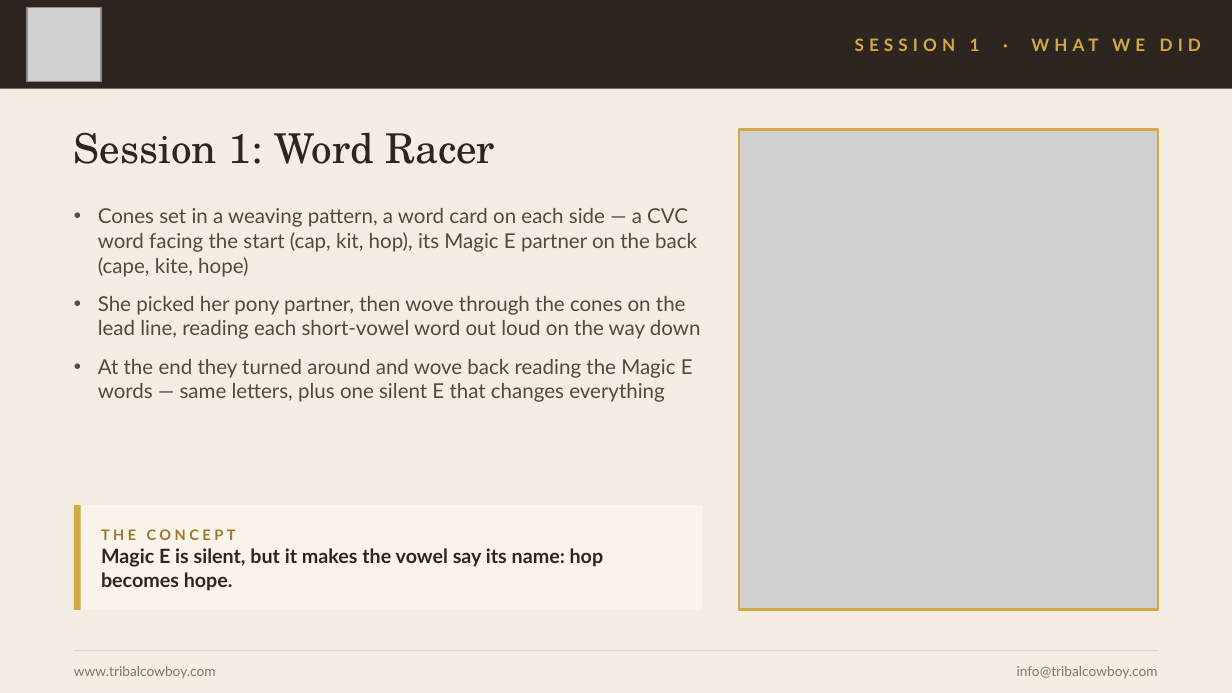
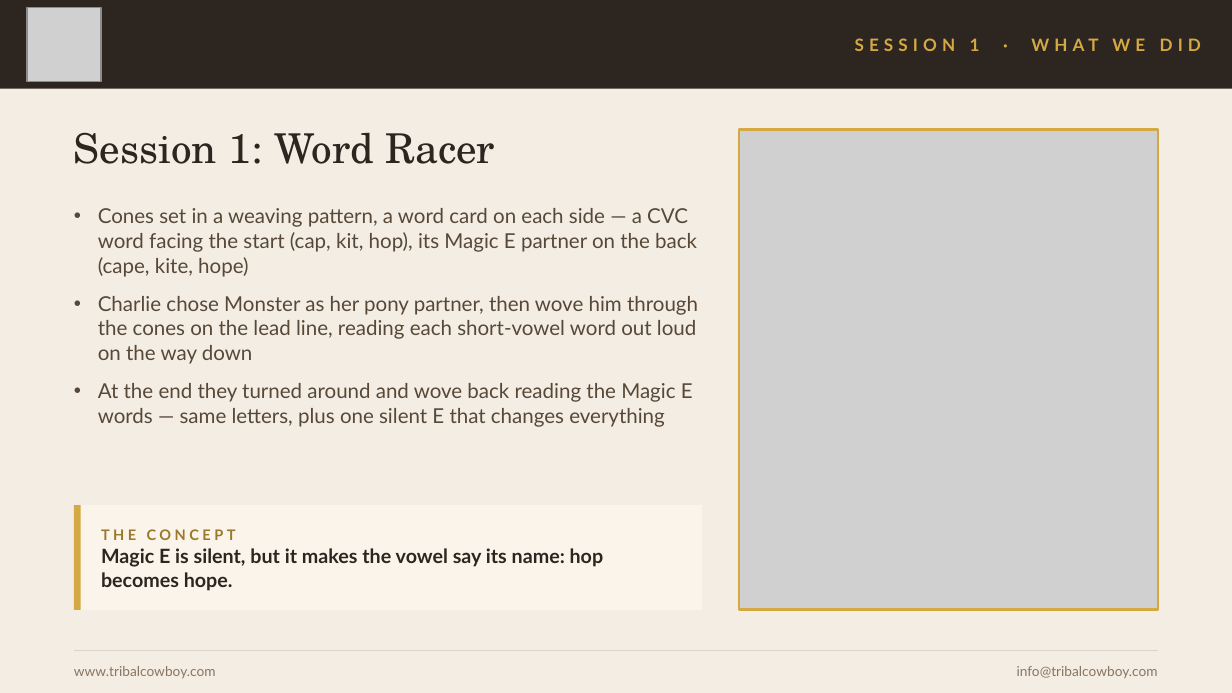
Before and after one commit to mrshuffhines-byte/tribal-cowboy-webhook, a slide deck: slide 3 of content/presentations/HPR-Class4-Practice-Sessions.pptx. Drawn at 1232x693 pixels with LibreOffice and Linux fonts; fonts in the diff are those of the drawing; grey boxes stand for pictures. Boxes give left, top, right and bottom in pixels: in the first picture for what was removed or moved away, otherwise in the second. Text is boxed around its words. In the diff, an @@ line names an element or a change of style, - is before the commit and + after.

```diff
--- a/content/presentations/HPR-Class4-Practice-Sessions.pptx
+++ b/content/presentations/HPR-Class4-Practice-Sessions.pptx
@@ text at bbox=[98, 296, 698, 364]: text changed @@
-• She picked her pony partner, then wove through the cones on the lead line, reading each short-vowel word out loud on the way down
+• Charlie chose Monster as her pony partner, then wove him through the cones on the lead line, reading each short-vowel word out loud on the way down
```
Also in this commit, not shown: 1 other slide changed.
